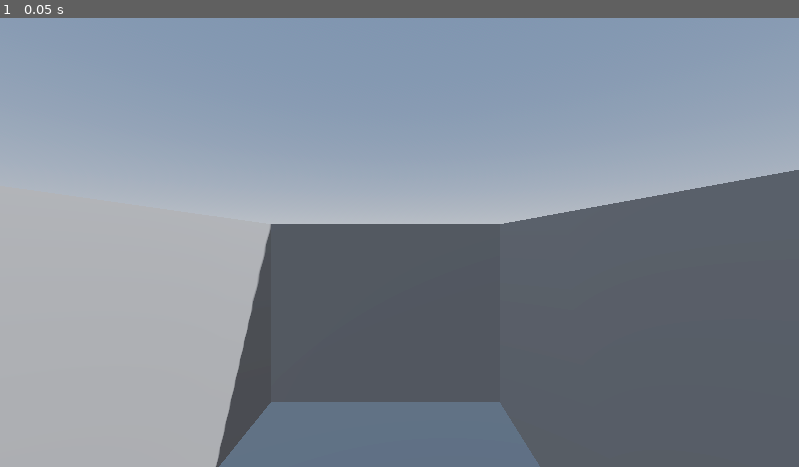
Above: before the commit, frame 1.
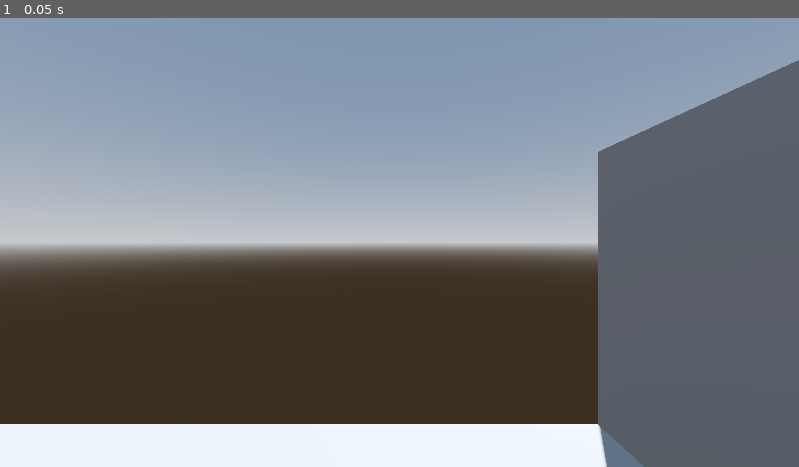
Above: after the commit, the same moment.

Repository: AdilDevStuff/PlayAtCamPos
Game: Godot game, scene res://Demo/demo_scene.tscn
Two runs of this game, one before a commit and one after it. Both use one fixed random seed, a clock stepped at 60 frames per second and the inputs below.
Inputs:
- Up to frame 1 (0.05 s): no input

The runs differ from the first frame. In frame 1, 43% of the frame differs, in the area x 0-100%, y 9-100%.

Commit message:
Added `target_group` property in project settings

Diff:
--- a/Demo/demo_scene.tscn
+++ b/Demo/demo_scene.tscn
@@ -54,7 +54,7 @@
 size = Vector3(11, 8, 1)
 
 [node name="Player" type="CharacterBody3D" parent="."]
-transform = Transform3D(1, 0, 0, 0, 1, 0, 0, 0, 1, 9.55956, 6.19618, 5.63004)
+transform = Transform3D(1, 0, 0, 0, 1, 0, 0, 0, 1, -1.59407, 4.58695, 0.660475)
 metadata/_edit_group_ = true
 
 [node name="MeshInstance3D" type="MeshInstance3D" parent="Player"]
--- a/project.godot
+++ b/project.godot
@@ -7,6 +7,11 @@
 ;   param=value ; assign values to parameters
 
 config_version=5
+
+[PlayAtCamPos]
+
+follow_rotation=false
+target_group=""
 
 [PlayAtCameraPos]
 
Not shown, changed: addons/PlayAtCamPos/play_here_button.tscn
Not shown, changed: addons/PlayAtCamPos/plugin.gd
